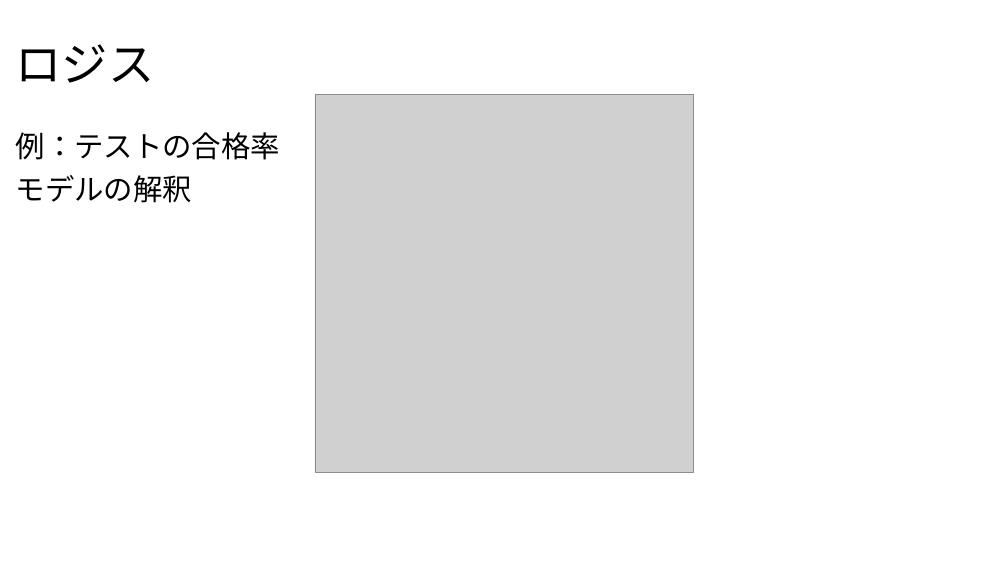
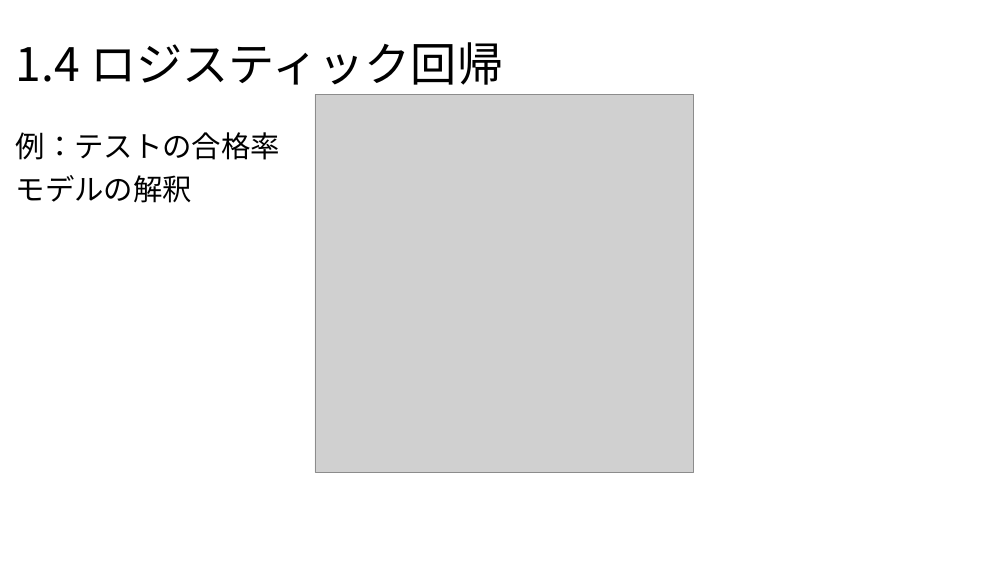
Before and after one commit to Yoshifumi14/stats, a slide deck: slide 12 of statistics2.pptx. Drawn at 1008x567 pixels with LibreOffice and Linux fonts; fonts in the diff are those of the drawing; grey boxes stand for pictures. Boxes give left, top, right and bottom in pixels: in the first picture for what was removed or moved away, otherwise in the second. Text is boxed around its words. In the diff, an @@ line names an element or a change of style, - is before the commit and + after.

```diff
--- a/statistics2.pptx
+++ b/statistics2.pptx
@@ title at [16,42,503,85]: text changed @@
-ロジス
+1.4 ロジスティック回帰
```
Also in this commit, not shown: 9 other slides changed, 3 other files.
